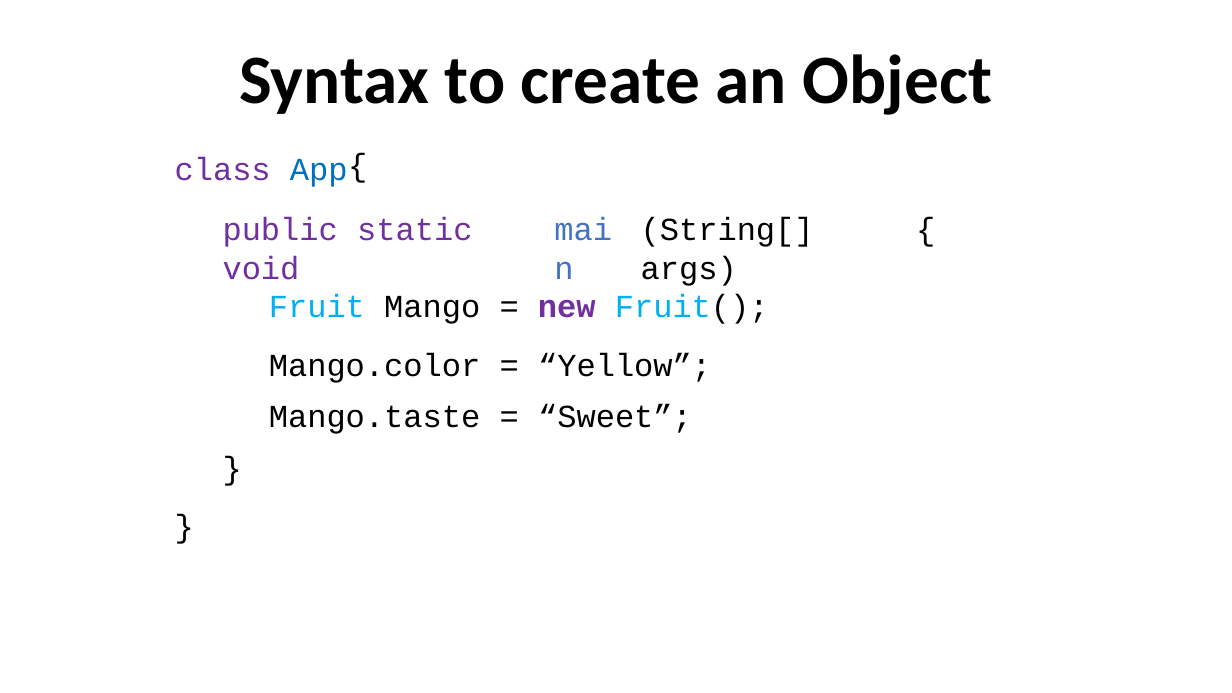
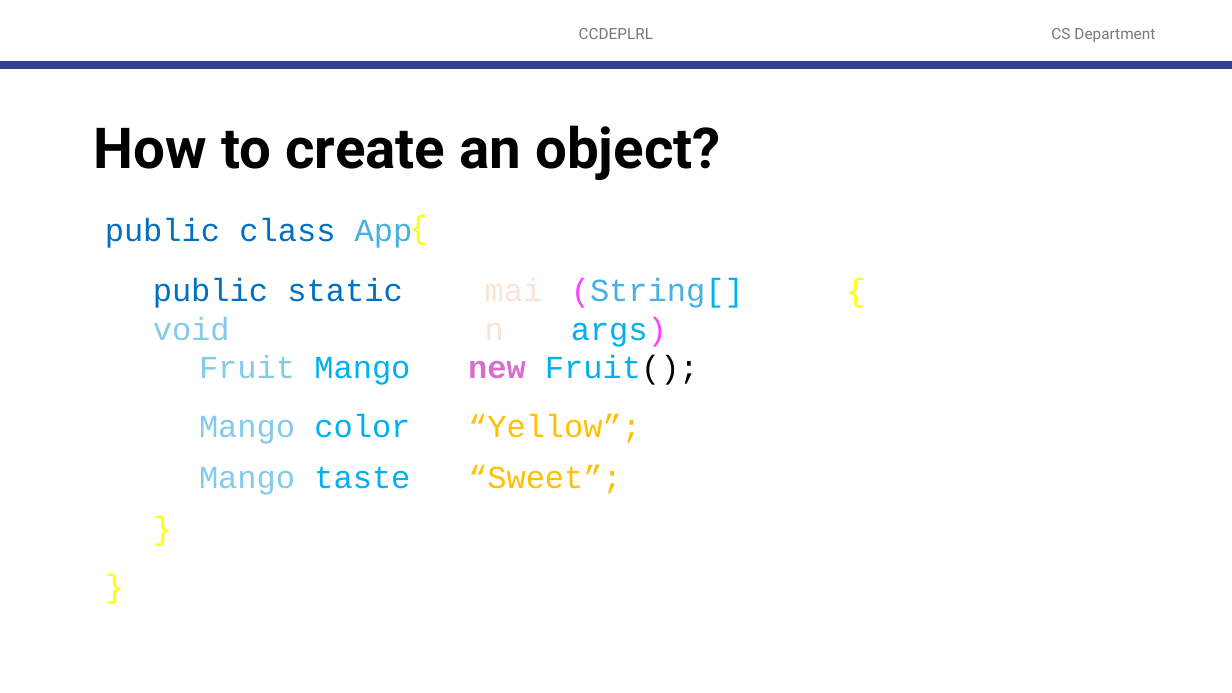
Before and after one commit to robitussin/CCOBJPGL, a slide deck: slide 7 of 1 - Fundamentals of Object Oriented Programming/classes_and_objects/Classes and Objects.pptx (slide 6 before the commit). Drawn at 1232x693 pixels with LibreOffice and Linux fonts; fonts in the diff are those of the drawing; background and template pictures are left out. Boxes give left, top, right and bottom in pixels: in the first picture for what was removed or moved away, otherwise in the second. Text is boxed around its words. In the diff, an @@ line names an element or a change of style, - is before the commit and + after.

Commit message:
Updated slides

```diff
--- a/1 - Fundamentals of Object Oriented Programming/classes_and_objects/Classes and Objects.pptx
+++ b/1 - Fundamentals of Object Oriented Programming/classes_and_objects/Classes and Objects.pptx
@@ text added at bbox=[579, 28, 654, 39], 12 pt, text #797979 @@
+CCDEPLRL
@@ text added at bbox=[1051, 28, 1155, 42], 12 pt, text #797979 @@
+CS Department
@@ line added from (0, 65) to (1232, 65), #32418C 6 pt @@
@@ title "How to create an object?" at bbox=[94, 125, 720, 180]: vertical alignment bottom to middle @@
@@ title at bbox=[94, 125, 720, 180]: text changed; size 54 to 44 pt; font Calibri to Roboto @@
-Syntax to create an Object
+How to create an object?
@@ text "{": place and size @@
-text "{" at bbox=[339, 140, 387, 189]
+text "{" at bbox=[400, 202, 448, 250]
@@ text at bbox=[105, 215, 429, 248]: text changed; text colour #7030A0 to #0070C0 @@
-class App
+public class App
@@ text "public static void" at bbox=[153, 278, 402, 341]: text colour #7030A0 to #0070C0 in "public static"; text colour #7030A0 to #83CBEB in "void" @@
@@ text "main" at bbox=[476, 265, 567, 313]: text colour #4472C4 to #FBE3D6 @@
@@ text "(String[] args)" at bbox=[571, 278, 744, 347]: text colour #000000 to #FF40FF, text colour #000000 to #00B0F0 in "(String[] args)"; text colour #000000 to #46B1E1 in "(String[]" @@
@@ 7 texts: place and size @@
-7 texts at bbox=[223, 204, 956, 434]
+7 texts at bbox=[153, 264, 885, 495]
@@ text "Fruit Mango = new Fruit();" at bbox=[199, 355, 699, 385]: text colour #00B0F0 to #83CBEB in "Fruit"; text colour #000000 to #00B0F0 in "Mango"; text colour #000000 to #FFFFFF in "="; text colour #7030A0 to #D86ECC in "new" @@
@@ text "Mango.color = “Yellow”;" at bbox=[199, 413, 641, 444]: text colour #000000 to #83CBEB, text colour #000000 to #00B0F0 in "Mango.color"; text colour #000000 to #FFFFFF in "Mango.color ="; text colour #000000 to #FFC000 in "“Yellow”;" @@
@@ text "Mango.taste = “Sweet”;" at bbox=[199, 465, 622, 495]: text colour #000000 to #83CBEB, text colour #000000 to #00B0F0 in "Mango.taste"; text colour #000000 to #FFFFFF in "Mango.taste ="; text colour #000000 to #FFC000 in "“Sweet”;" @@
@@ text "}": place and size @@
-text "}" at bbox=[165, 501, 213, 549]
+text "}" at bbox=[144, 504, 200, 552]
@@ text colour #000000 to #FFFF00 in 4 elements at bbox=[144, 504, 200, 552], bbox=[400, 202, 448, 250], bbox=[837, 264, 885, 312], bbox=[96, 561, 144, 609] @@
@@ text "}": place and size @@
-text "}" at bbox=[213, 443, 269, 491]
+text "}" at bbox=[96, 561, 144, 609]
```
Also in this commit, not shown: 5 other slides changed, 1 slide added, 2 other files.
